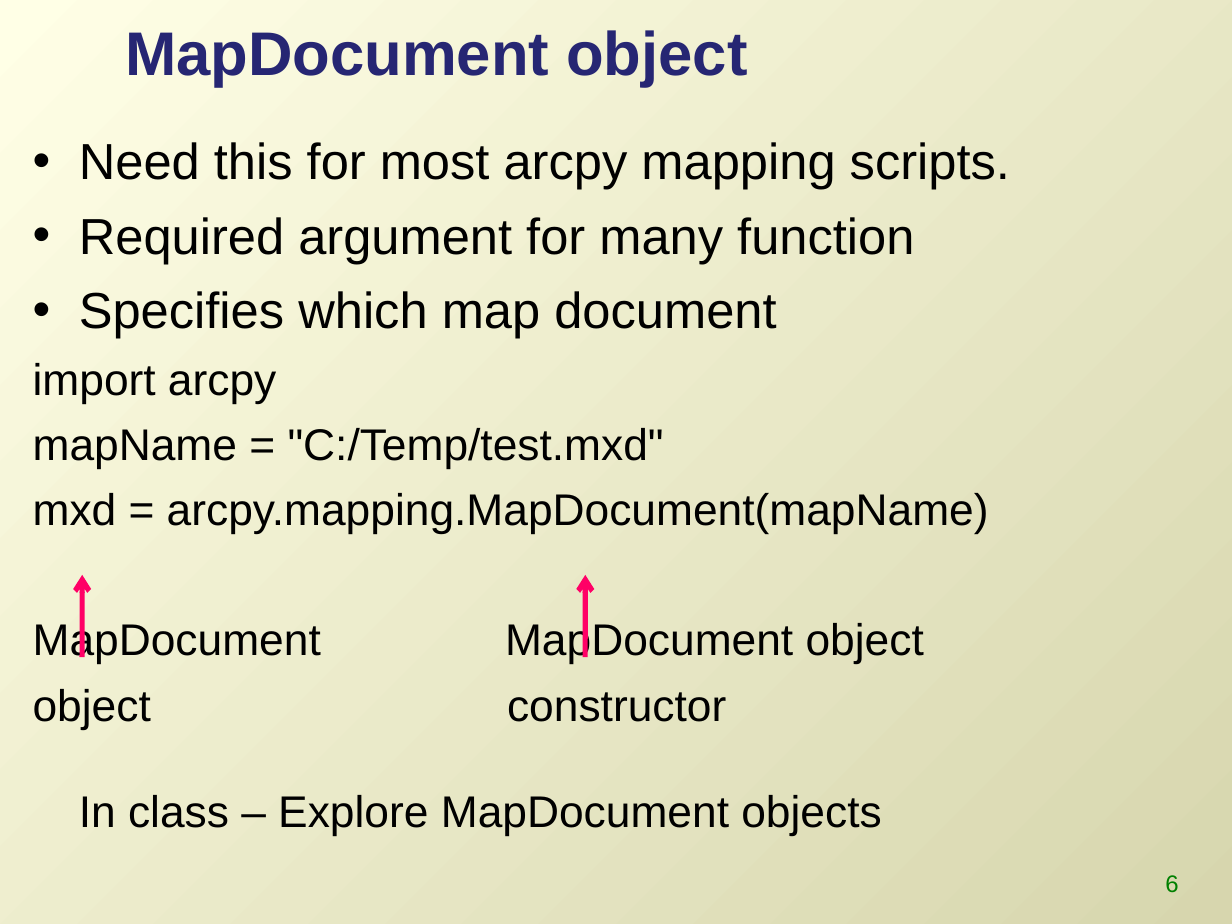
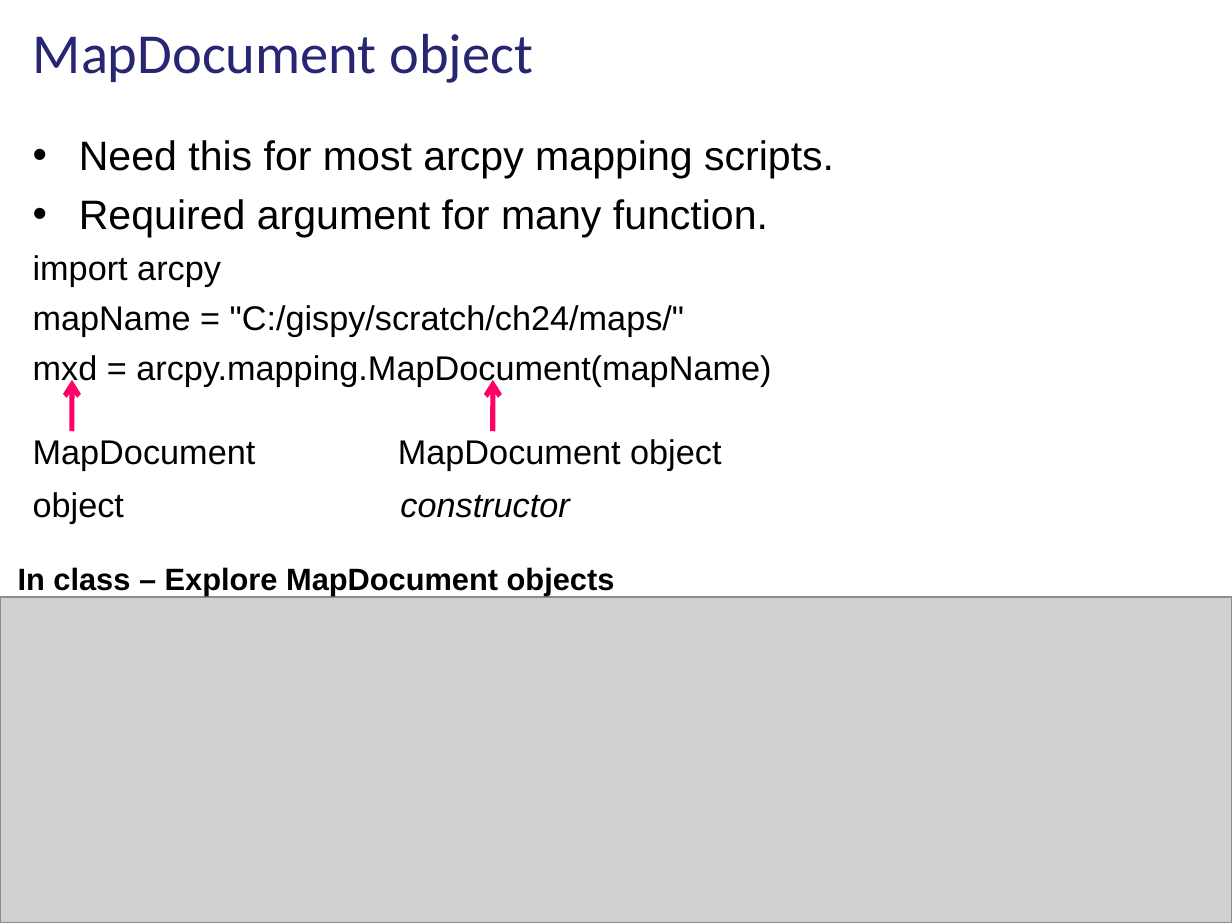
Before and after one commit to lgtateos/gis540, a slide deck: slide 5 of slides/arcpyMapping.ppt (slide 6 before the commit). Drawn at 1232x924 pixels with LibreOffice and Linux fonts; fonts in the diff are those of the drawing; grey boxes stand for pictures. Boxes give left, top, right and bottom in pixels: in the first picture for what was removed or moved away, otherwise in the second. Text is boxed around its words. In the diff, an @@ line names an element or a change of style, - is before the commit and + after.

```diff
--- a/slides/arcpyMapping.ppt
+++ b/slides/arcpyMapping.ppt
@@ background gradient #FFFFE6 to #D7D6AE to #FFFFFF @@
@@ title "MapDocument object" moved from (x1=125, y1=30, x2=747, y2=87) to (x1=33, y1=33, x2=533, y2=83) @@
@@ title "MapDocument object" at (x1=33, y1=33, x2=533, y2=83): size 36 to 33 pt, font Arial to Calibri, bold off @@
@@ text at (x1=33, y1=140, x2=834, y2=470): size 29.6 to 24 pt in "Need this for most arcpy mapping scripts."; size 25.9 to 20 pt in "import arcpy", "mxd = arcpy.mapping.MapDocument(mapName)", "MapDocument MapDocument object"; less space between paragraphs @@
@@ text at (x1=79, y1=199, x2=768, y2=238): text changed; size 29.6 to 24 pt @@
-• Required argument for many function
-• Specifies which map document
+• Required argument for many function.
@@ text at (x1=33, y1=305, x2=684, y2=336): text changed; size 25.9 to 20 pt @@
-mapName = "C:/Temp/test.mxd"
+mapName = "C:/gispy/scratch/ch24/maps/"
@@ arrow added from (71, 431) to (71, 379), #FF0066 3 pt @@
@@ arrow added from (493, 431) to (493, 379), #FF0066 3 pt @@
@@ text at (x1=33, y1=492, x2=569, y2=523): text changed; size 25.9 to 20 pt; italic on @@
-object constructor
-In class – Explore MapDocument objects
+object constructor
@@ text added at (x1=18, y1=567, x2=615, y2=596), 18 pt, text #000000, bold @@
+In class – Explore MapDocument objects
@@ picture added at (x1=0, y1=598, x2=1232, y2=924) @@
@@ arrow removed from (83, 657) to (83, 575) @@
@@ arrow removed from (585, 657) to (585, 575) @@
@@ page number removed at (x1=1165, y1=875, x2=1178, y2=893) @@
-6
```
Also in this commit, not shown: 25 other slides changed, 7 slides added, 3 slides removed.
